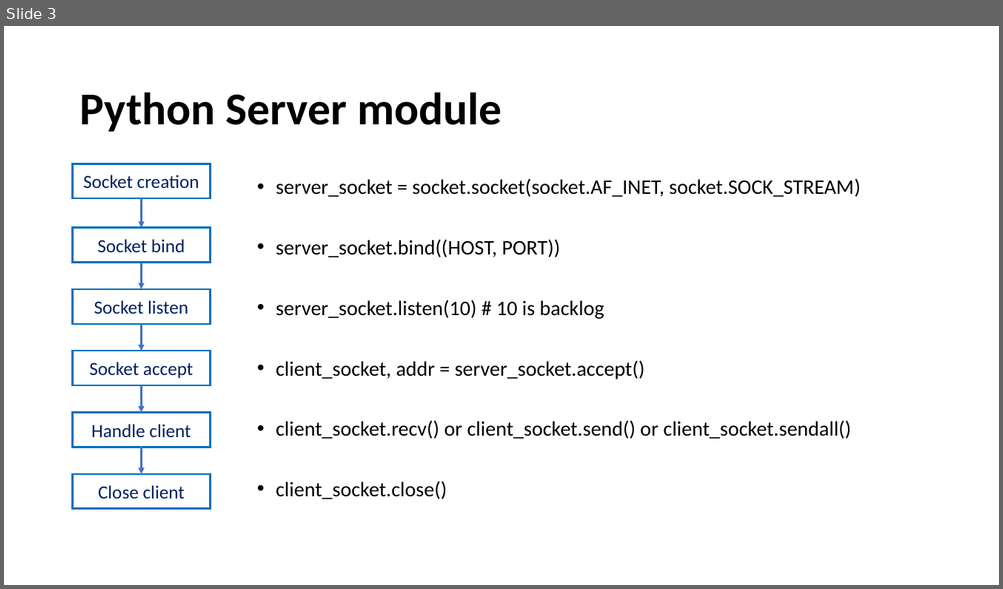
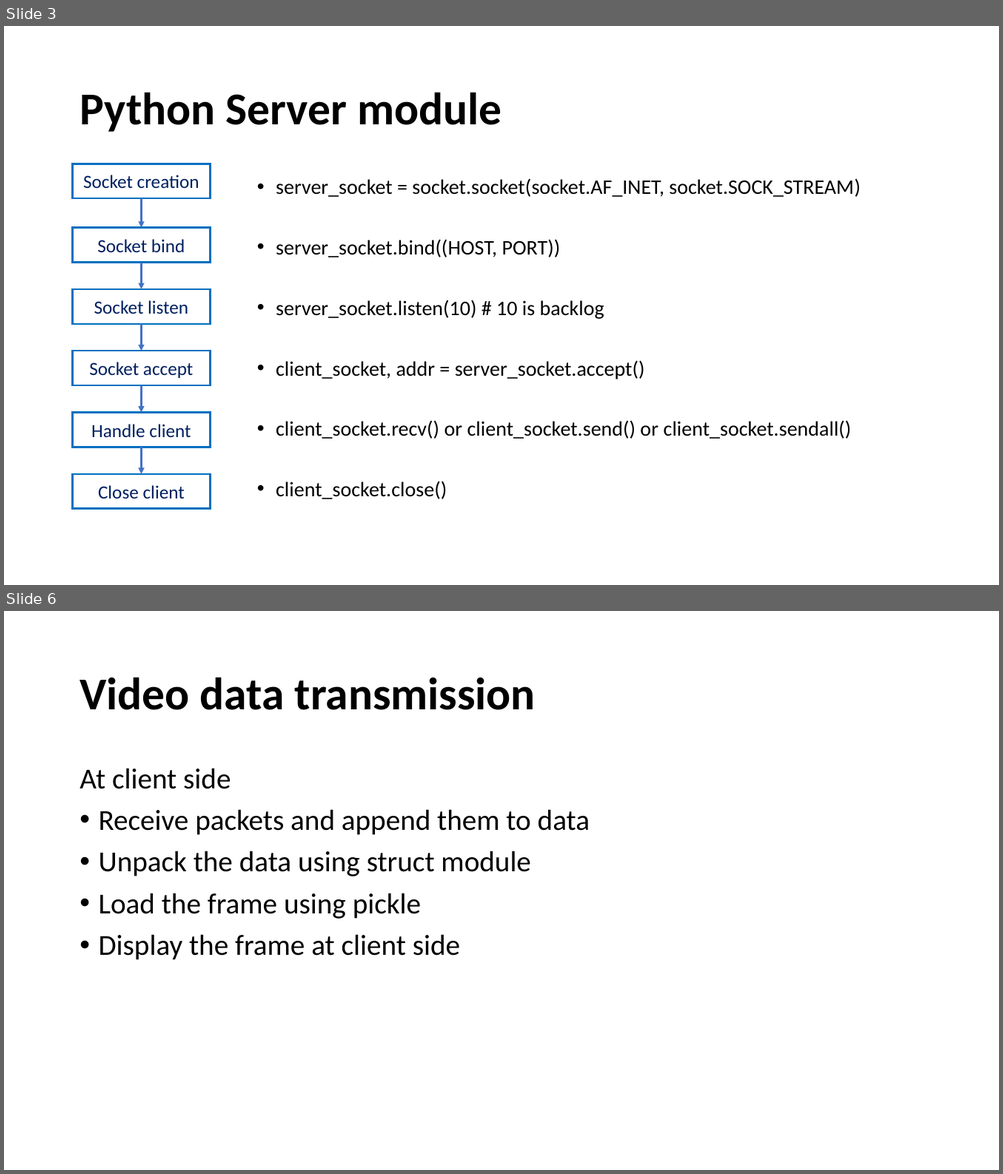
Before and after one commit to 1010code/python-webcam-socket-streaming, a slide deck: screenshot/image.pptx. Shown one above the other, each under a label of ours: slide 3 before the commit, slides 3 and 6 after it; the slides between them are not shown. The pictures are 1003x589 and 1003x1174 pixels, drawn with LibreOffice and Linux fonts; fonts in the diff are those of the drawing. Boxes give left, top, right and bottom in pixels: in the first picture for what was removed or moved away, otherwise in the second. Text is boxed around its words. In the diff, an @@ line names an element or a change of style, - is before the commit and + after.

```diff
--- a/screenshot/image.pptx
+++ b/screenshot/image.pptx
@@ slide 6 added at [4,611,999,1170], background #FFFFFF @@
@@ title added at [79,677,535,710], 44 pt, text #000000, bold @@
+Video data transmission
@@ text added at [79,768,589,960], 28 pt, text #000000 @@
+At client side
+• Receive packets and append them to data
+• Unpack the data using struct module
+• Load the frame using pickle
+• Display the frame at client side
```
Also in this commit, not shown: 2 other slides added, 2 other files.
